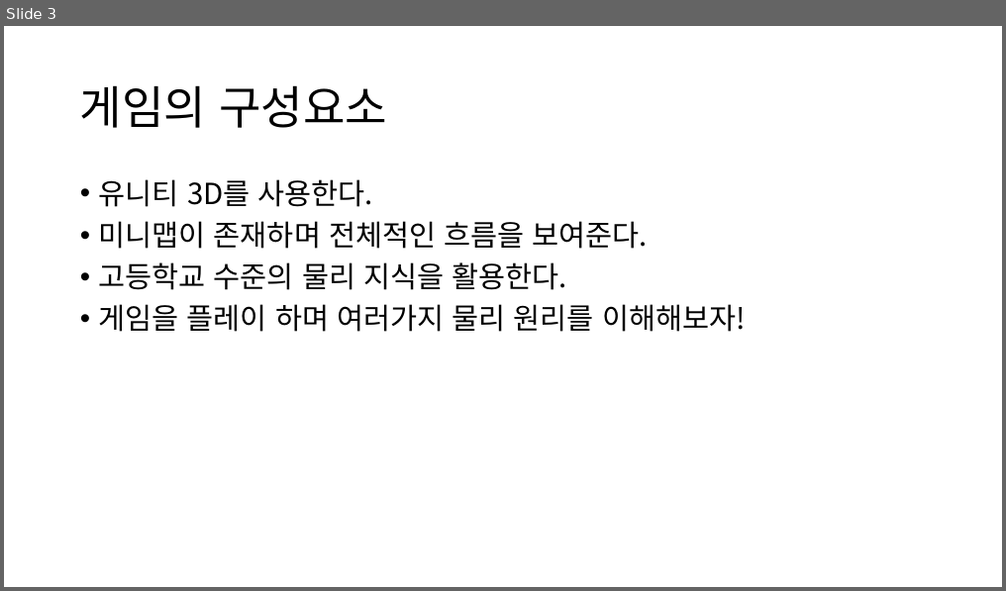
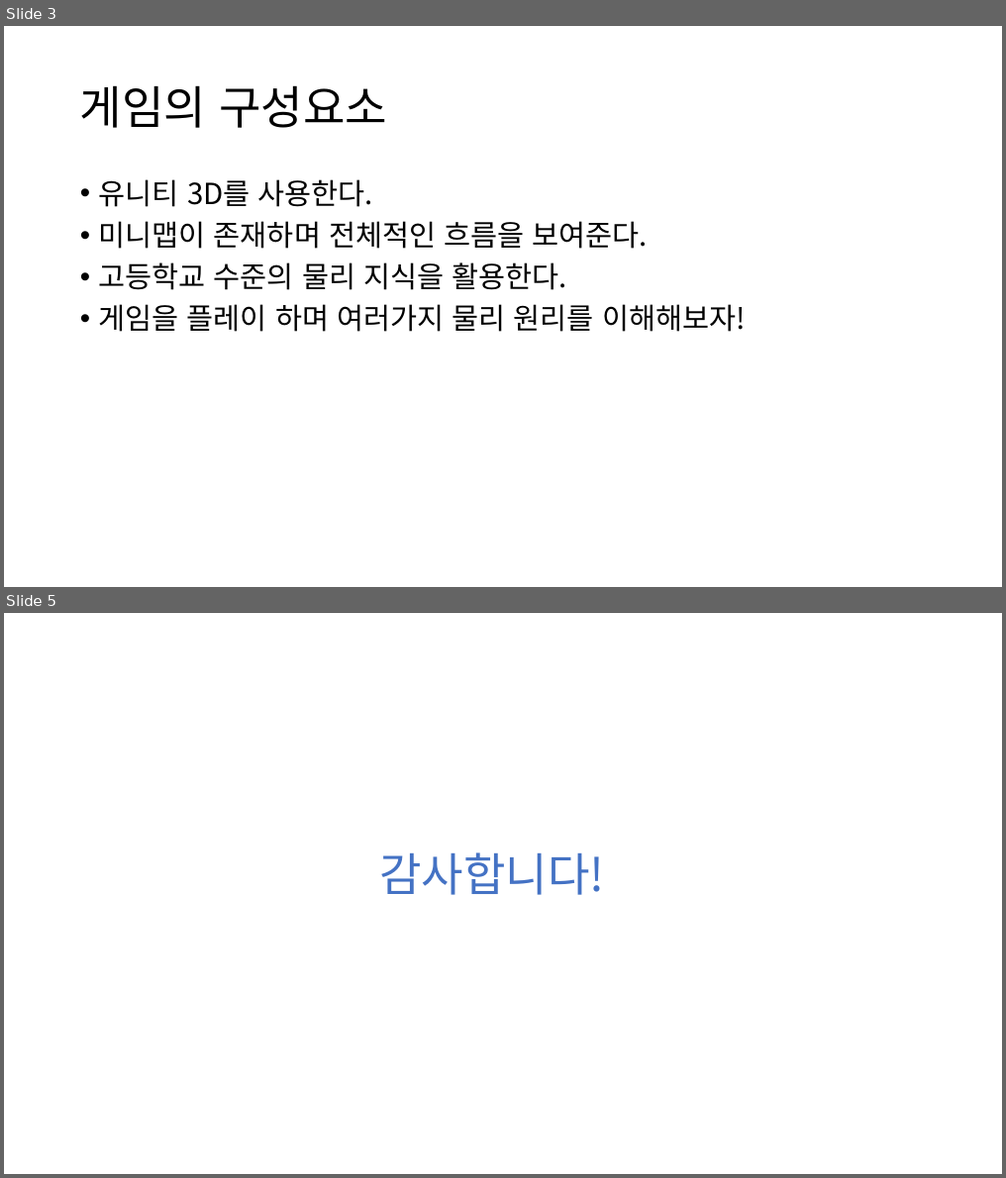
Before and after one commit to IamGroooooot/lets-go--physicist, a slide deck: 모바일 앱 개발 24조.pptx. Shown one above the other, each under a label of ours: slide 3 before the commit, slides 3 and 5 after it; the slides between them are not shown. The pictures are 1006x591 and 1006x1178 pixels, drawn with LibreOffice and Linux fonts; fonts in the diff are those of the drawing. Boxes give left, top, right and bottom in pixels: in the first picture for what was removed or moved away, otherwise in the second. Text is boxed around its words. In the diff, an @@ line names an element or a change of style, - is before the commit and + after.

```diff
--- a/모바일 앱 개발 24조.pptx
+++ b/모바일 앱 개발 24조.pptx
@@ slide 5 added at [4,613,1002,1174], background #FFFFFF @@
@@ title added at [379,853,605,895], 44 pt, text #4472C4 @@
+감사합니다!
```
Also in this commit, not shown: 1 slide changed.
